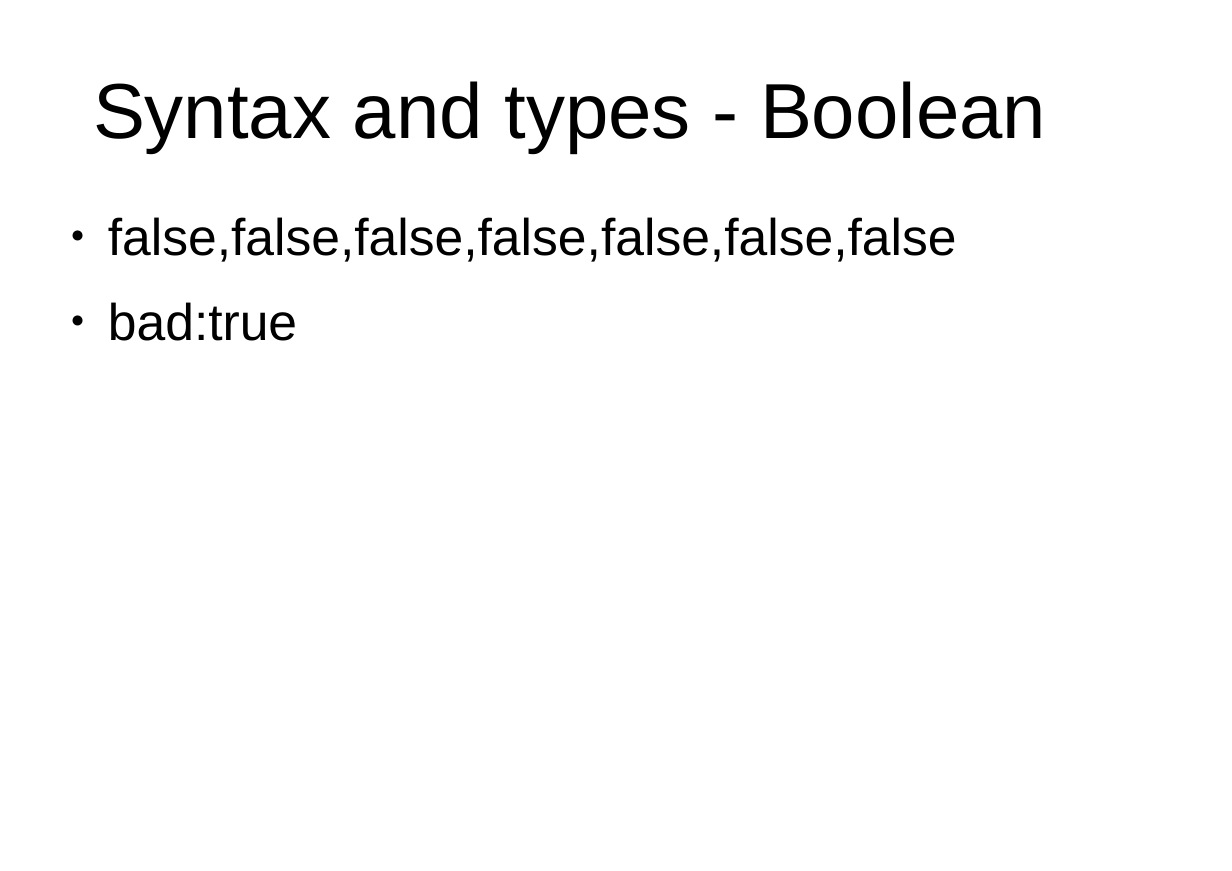
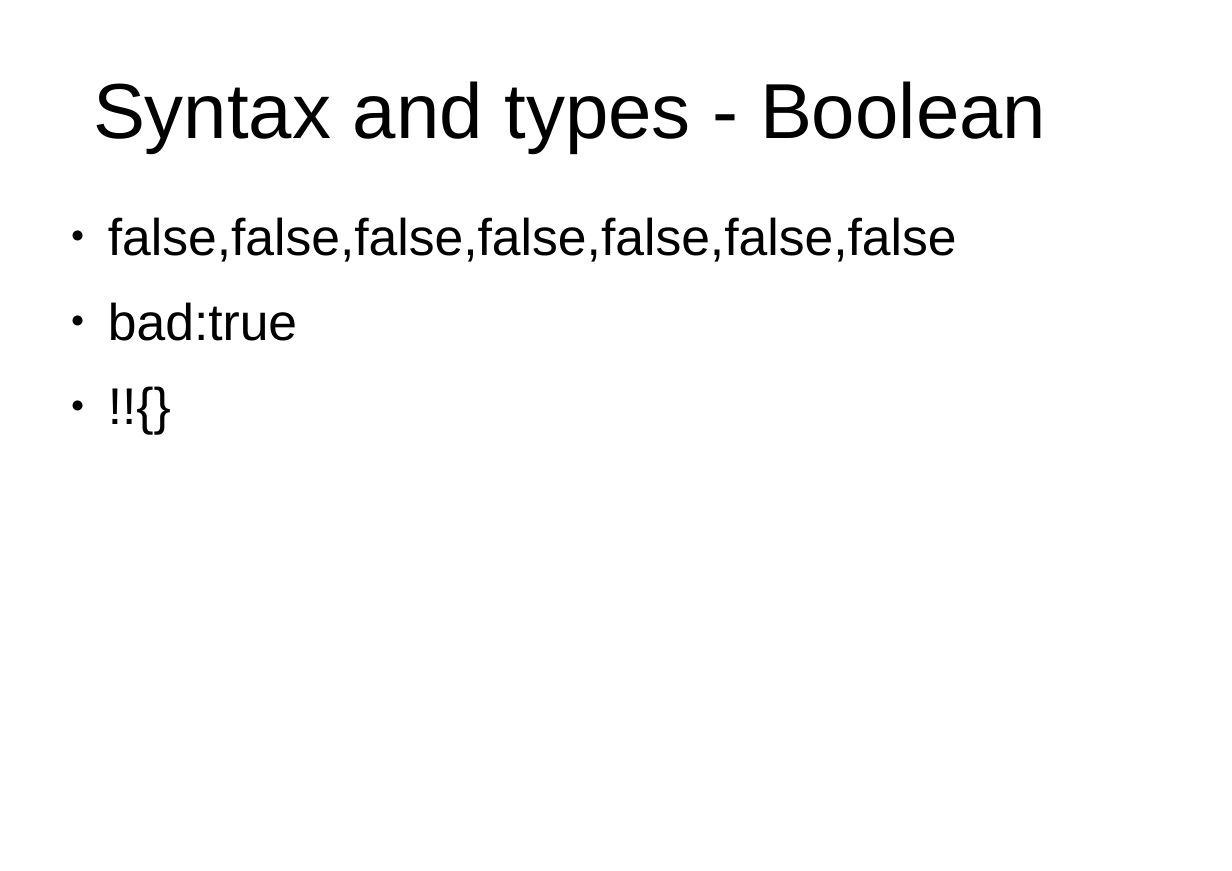
Before and after one commit to peterborkuti/other, a slide deck: slide 39 of JavaScriptBasics/jsbasics-slide.odp (slide 36 before the commit). Drawn at 1232x871 pixels with LibreOffice and Linux fonts; fonts in the diff are those of the drawing; background and template pictures are left out. Boxes give left, top, right and bottom in pixels: in the first picture for what was removed or moved away, otherwise in the second. Text is boxed around its words. In the diff, an @@ line names an element or a change of style, - is before the commit and + after.

```diff
--- a/JavaScriptBasics/jsbasics-slide.odp
+++ b/JavaScriptBasics/jsbasics-slide.odp
@@ text at (108,217,957,341): paragraph added @@
+● !!{}
```
Also in this commit, not shown: 5 other slides changed, 6 slides added, 8 other files.
